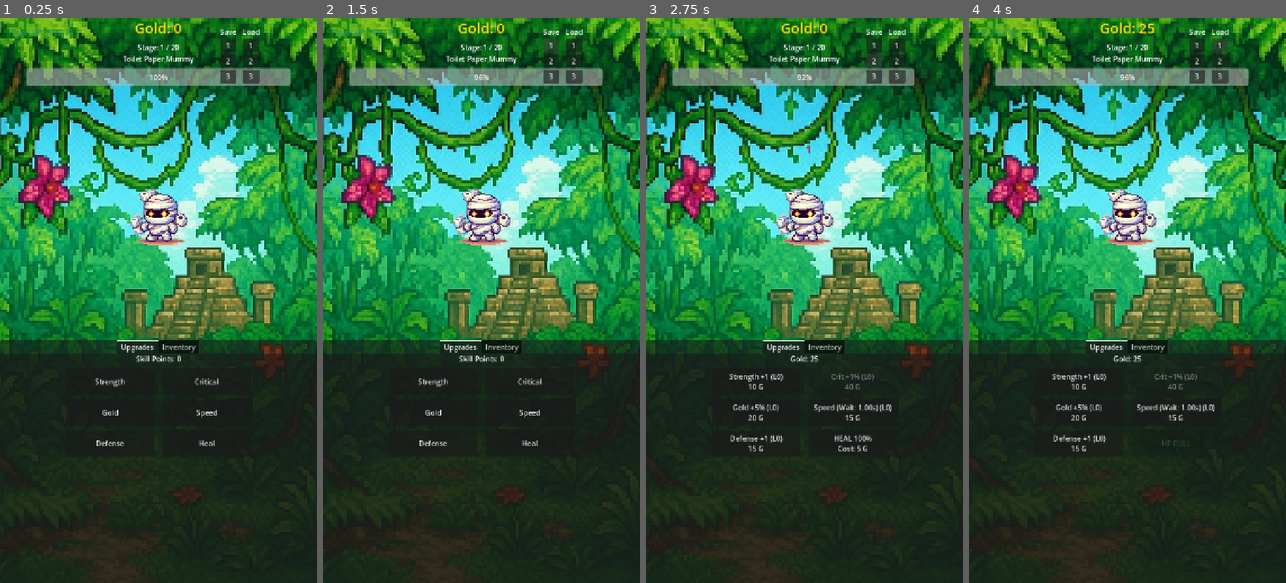
Above: before the commit, frames 1-4 (left to right).
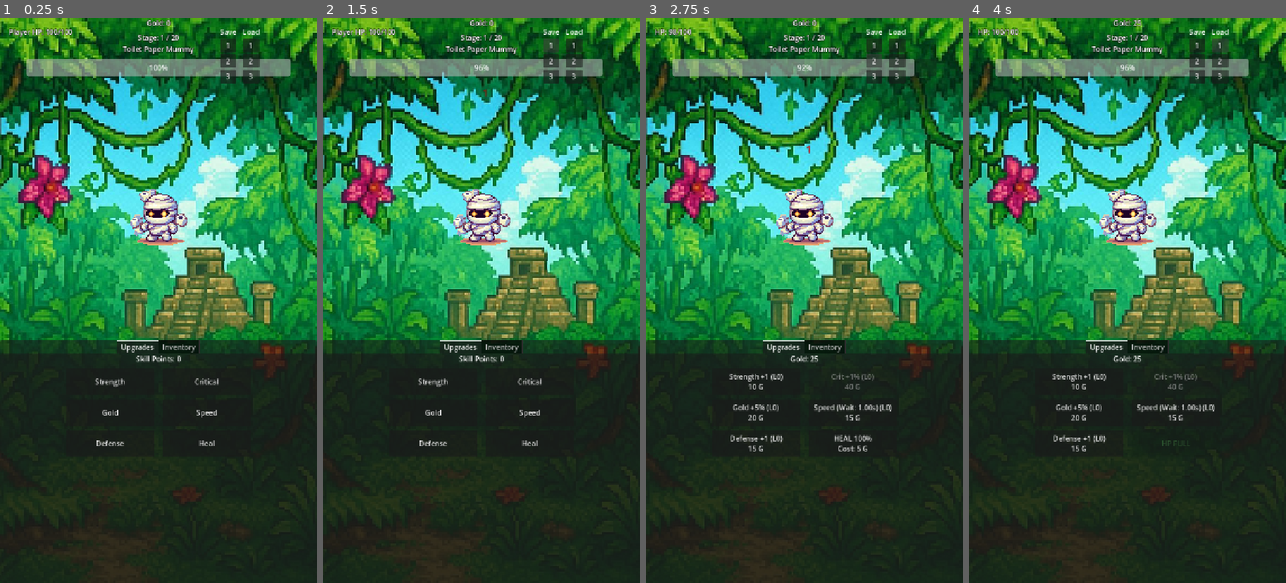
Above: after the commit, the same moments.

Repository: artuq/LootClicker
Game: Godot game, scene res://node_2d.tscn
The game is run twice, just before and just after one commit, with the same random seed, the same clock (stepped at 60 frames per second) and the same inputs. The engine's default icon, where the game draws it, is replaced by a stand-in: a white triangle on a blue panel in a dark square.
Inputs (mouse positions are in pixels of both pictures, inside the frame that each line leads up to):
- Up to frame 1 (0.25 s): no input
- Up to frame 2 (1.5 s): click (481, 215) at 0.5 s; click "1" at 1.25 s
- Up to frame 3 (2.75 s): click "2" at 2 s
- Up to frame 4 (4 s): click "3" at 2.75 s; click "1" at 3.5 s

The runs differ from the first frame. In frame 1, 3.6% of the frame differs, in the area x 2-92%, y 0-12%; in frame 2, 3.5%; in frame 3, 3.3%; in frame 4, 3.5%.

Commit message:
Improve UI readability: added black outlines to HP, Gold, and Stage labels

Diff:
--- a/node_2d.tscn
+++ b/node_2d.tscn
@@ -17,6 +17,10 @@
 
 [sub_resource type="StyleBoxEmpty" id="StyleBoxEmpty_d21ai"]
 
+[sub_resource type="LabelSettings" id="LabelSettings_hp"]
+outline_size = 4
+outline_color = Color(0, 0, 0, 1)
+
 [node name="Node2D" type="Node2D" unique_id=1037092088]
 
 [node name="BackgroundLayer" type="CanvasLayer" parent="." unique_id=1687472269]
@@ -55,12 +59,14 @@
 theme_override_colors/font_color = Color(1, 0.843137, 0, 1)
 theme_override_font_sizes/font_size = 32
 text = "Gold: 0"
+label_settings = SubResource("LabelSettings_hp")
 horizontal_alignment = 1
 
 [node name="StageLabel" type="Label" parent="CanvasLayer/HUD" unique_id=2055441024]
 unique_name_in_owner = true
 layout_mode = 2
 text = "Stage: 1"
+label_settings = SubResource("LabelSettings_hp")
 horizontal_alignment = 1
 
 [node name="EnemyHPBar" type="ProgressBar" parent="CanvasLayer/HUD" unique_id=1117574830]
@@ -82,12 +88,12 @@
 
 [node name="HPLabel" type="Label" parent="CanvasLayer" unique_id=1095850321]
 unique_name_in_owner = true
-modulate = Color(0.12540002, 0.57, 0.3699301, 1)
 offset_left = 20.0
 offset_top = 20.0
 offset_right = 150.0
 offset_bottom = 50.0
 text = "Player HP: 100/100"
+label_settings = SubResource("LabelSettings_hp")
 
 [node name="EnemySprite" type="Sprite2D" parent="CanvasLayer" unique_id=1119024854]
 unique_name_in_owner = true
